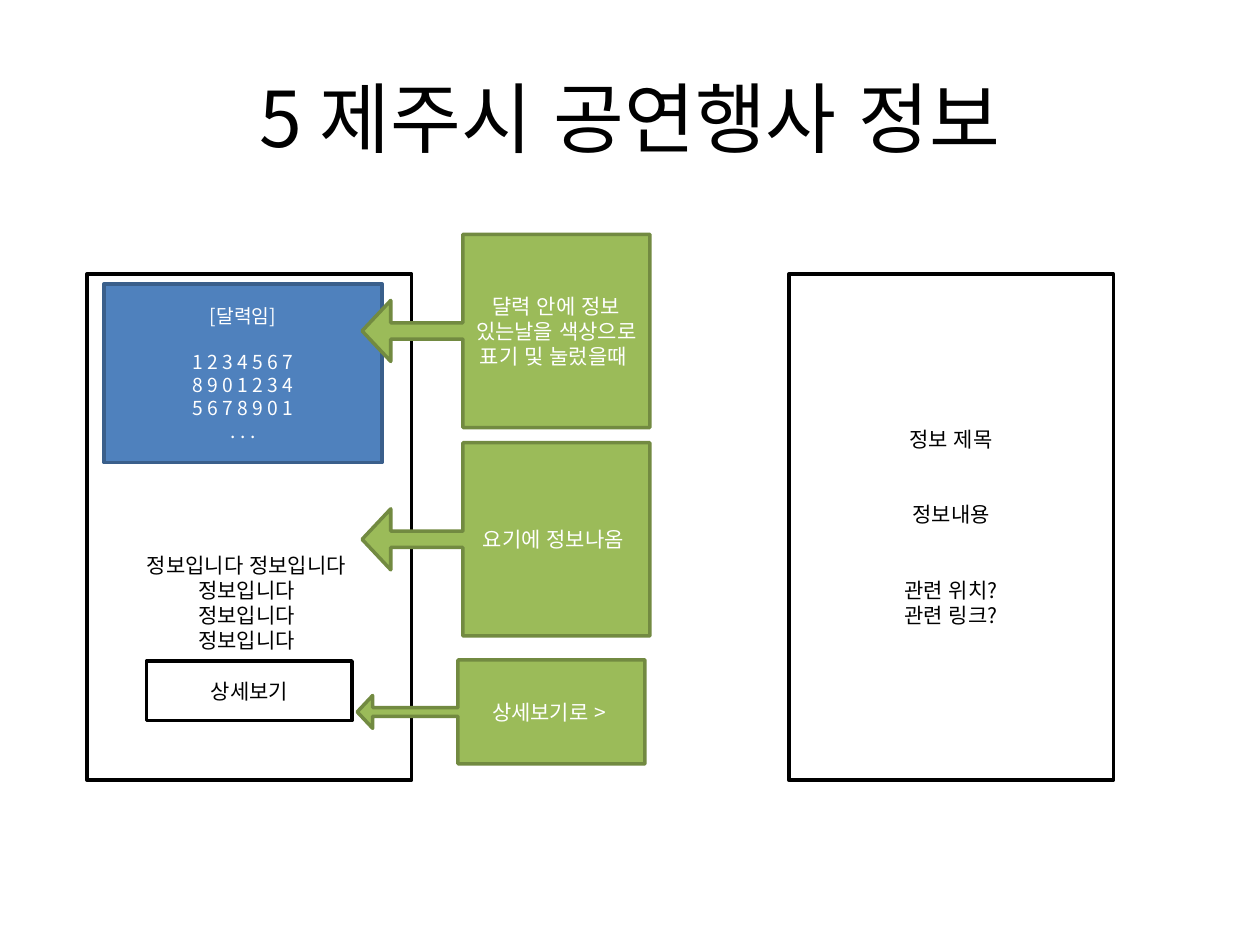
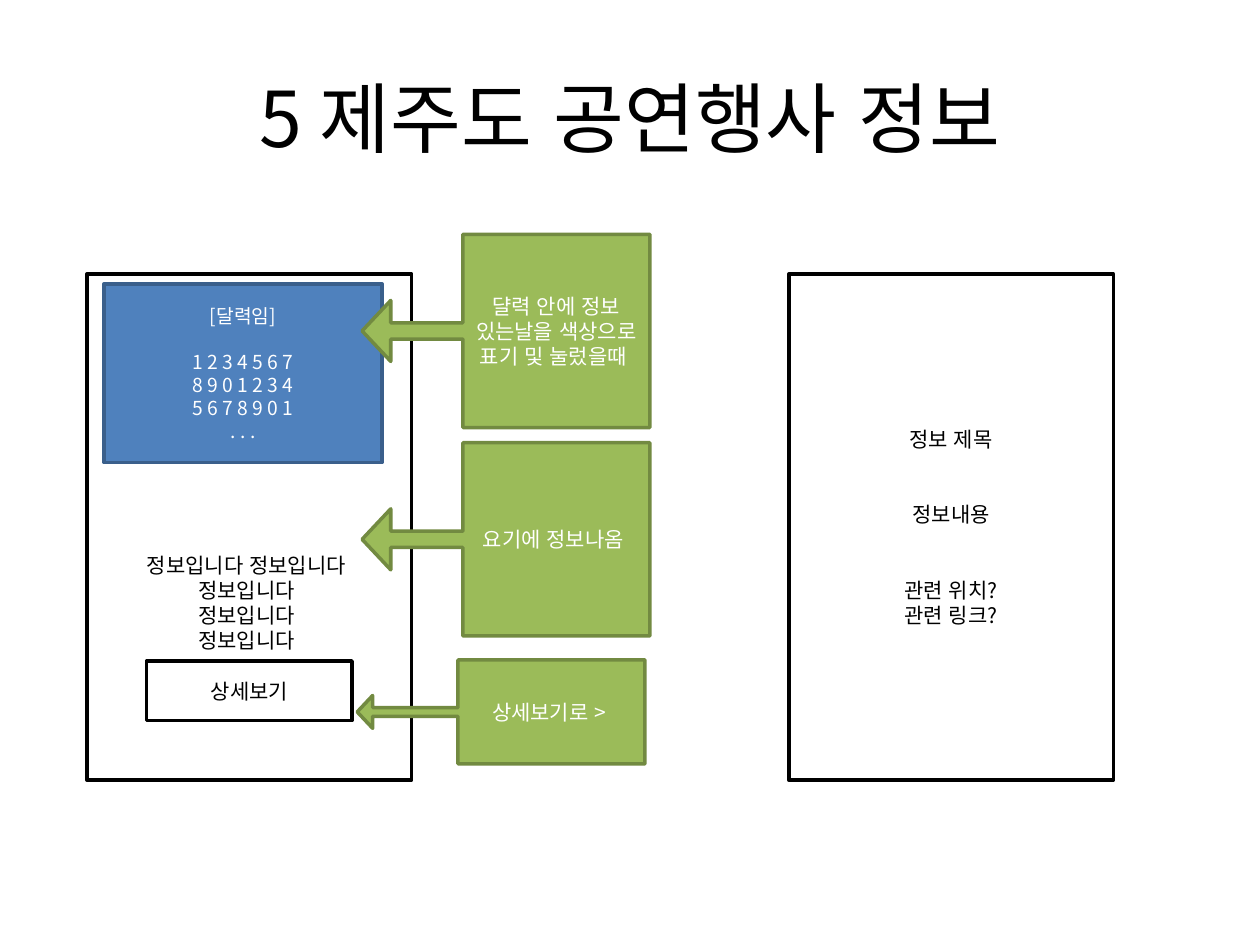
Before and after one commit to Seo-Sang-Eun/test01, a slide deck: slide 11 of Project Info/ui.pptx (slide 9 before the commit). Drawn at 1260x945 pixels with LibreOffice and Linux fonts; fonts in the diff are those of the drawing. Boxes give left, top, right and bottom in pixels: in the first picture for what was removed or moved away, otherwise in the second. Text is boxed around its words. In the diff, an @@ line names an element or a change of style, - is before the commit and + after.

```diff
--- a/Project Info/ui.pptx
+++ b/Project Info/ui.pptx
@@ title at [259, 83, 1000, 153]: text changed @@
-5 제주시 공연행사 정보
+5 제주도 공연행사 정보
```
Also in this commit, not shown: 1 other slide changed, 2 slides added, 46 other files.
